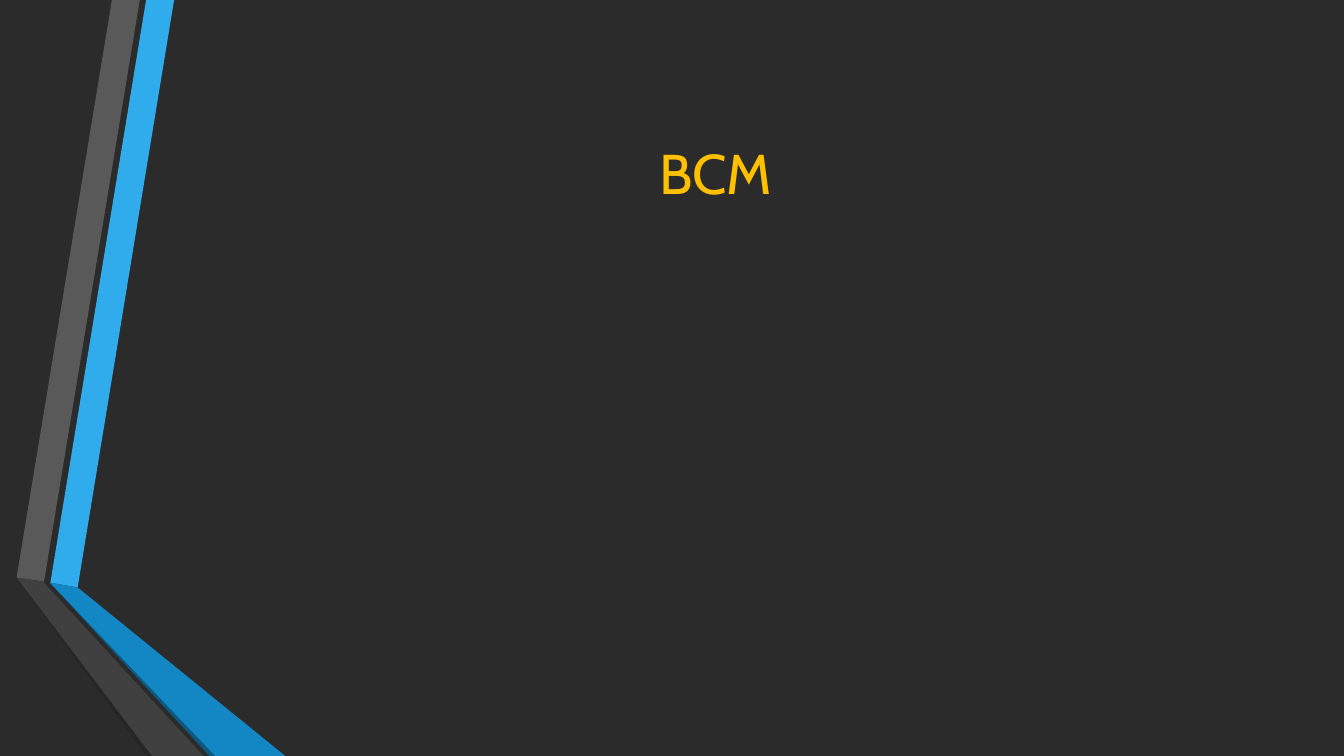
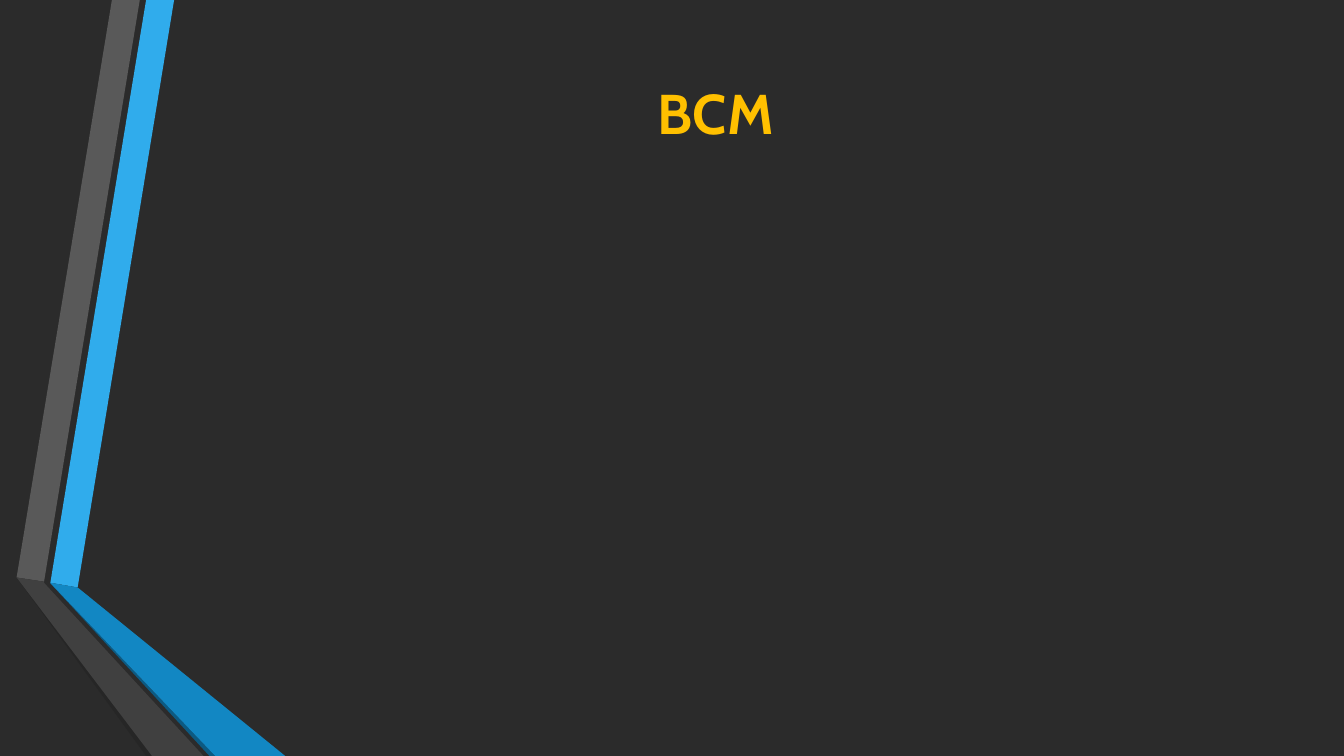
Before and after one commit to Lince99/GPOI, a slide deck: slide 2 of m0n0wall/Presentazione_M0n0wall.odp. Drawn at 1344x756 pixels with LibreOffice and Linux fonts; fonts in the diff are those of the drawing; background and template pictures are left out; a plain dark background stands for a picture behind light text. Boxes give left, top, right and bottom in pixels: in the first picture for what was removed or moved away, otherwise in the second. Text is boxed around its words. In the diff, an @@ line names an element or a change of style, - is before the commit and + after.

```diff
--- a/m0n0wall/Presentazione_M0n0wall.odp
+++ b/m0n0wall/Presentazione_M0n0wall.odp
@@ title "BCM": place and size @@
-title "BCM" at [659, 154, 772, 195]
+title "BCM" at [658, 94, 774, 135]
@@ title "BCM" at [658, 94, 774, 135]: bold on @@
```
Also in this commit, not shown: 8 other slides changed, 1 slide added, 1 slide removed, 5 other files.
